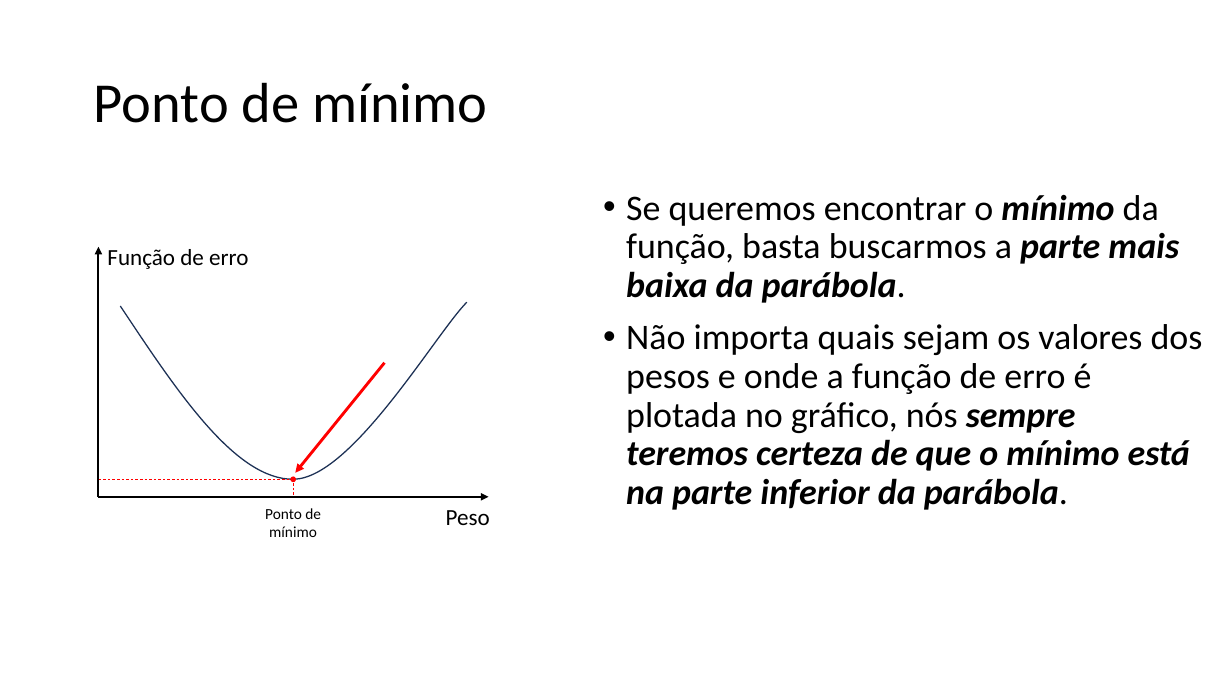
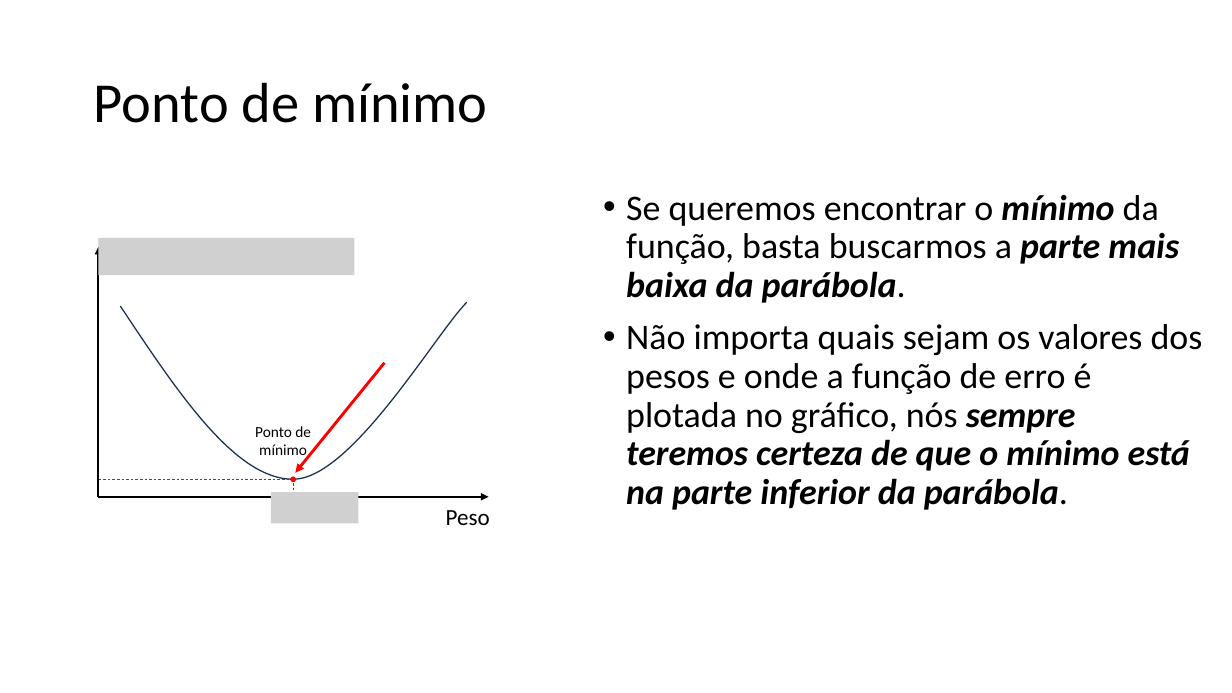
Before and after one commit to zz4fap/tp557-iot-ml, a slide deck: slide 5 of slides/TP557_6_Minimizando_o_erro.pptx. Drawn at 1232x693 pixels with LibreOffice and Linux fonts; fonts in the diff are those of the drawing; grey boxes stand for pictures. Boxes give left, top, right and bottom in pixels: in the first picture for what was removed or moved away, otherwise in the second. Text is boxed around its words. In the diff, an @@ line names an element or a change of style, - is before the commit and + after.

```diff
--- a/slides/TP557_6_Minimizando_o_erro.pptx
+++ b/slides/TP557_6_Minimizando_o_erro.pptx
@@ picture added at bbox=[99, 238, 355, 274] @@
@@ text removed at bbox=[107, 249, 248, 269] @@
-Função de erro
@@ text "Ponto de mínimo" rewrapped from bbox=[265, 508, 321, 537] to bbox=[255, 426, 311, 460] @@
@@ picture added at bbox=[271, 493, 359, 524] @@
```
Also in this commit, not shown: 7 other slides changed, 1 slide added.
